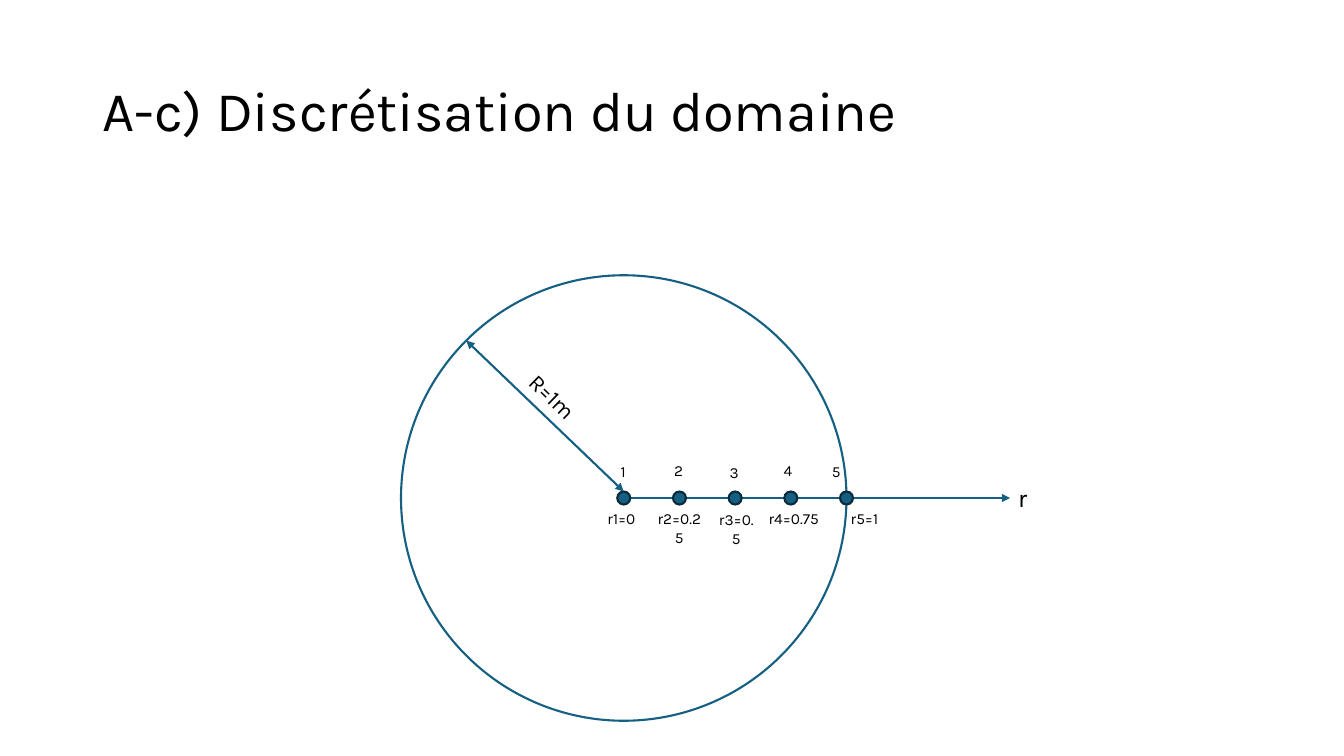
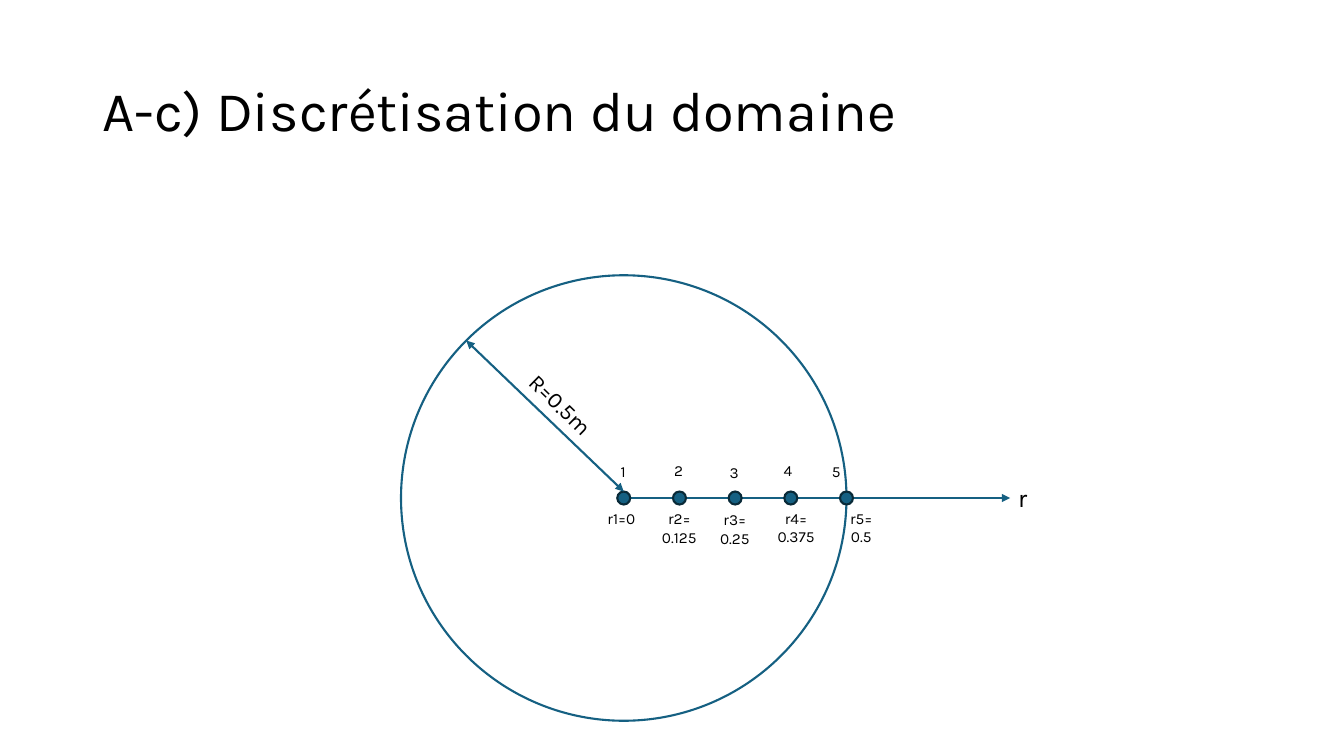
Before and after one commit to mehdibendaya/MEC8211-DEV1, a slide deck: slide 4 of Devoir_1.pptx. Drawn at 1344x756 pixels with LibreOffice and Linux fonts; fonts in the diff are those of the drawing; grey boxes stand for pictures. Boxes give left, top, right and bottom in pixels: in the first picture for what was removed or moved away, otherwise in the second. Text is boxed around its words. In the diff, an @@ line names an element or a change of style, - is before the commit and + after.

```diff
--- a/Devoir_1.pptx
+++ b/Devoir_1.pptx
@@ text at [527, 375, 582, 428]: text changed @@
-R=1m
+R=0.5m
@@ text at [662, 514, 697, 543]: text changed @@
-r2=0.25
+r2=
+0.125
@@ text at [720, 515, 750, 544]: text changed @@
-r3=0.5
+r3=
+0.25
@@ text at [778, 514, 815, 542]: text changed @@
-r4=0.75
+r4=
+0.375
@@ text at [850, 514, 872, 542]: text changed @@
-r5=1
+r5=
+0.5
```
Also in this commit, not shown: 4 other slides changed, 1 slide removed.
